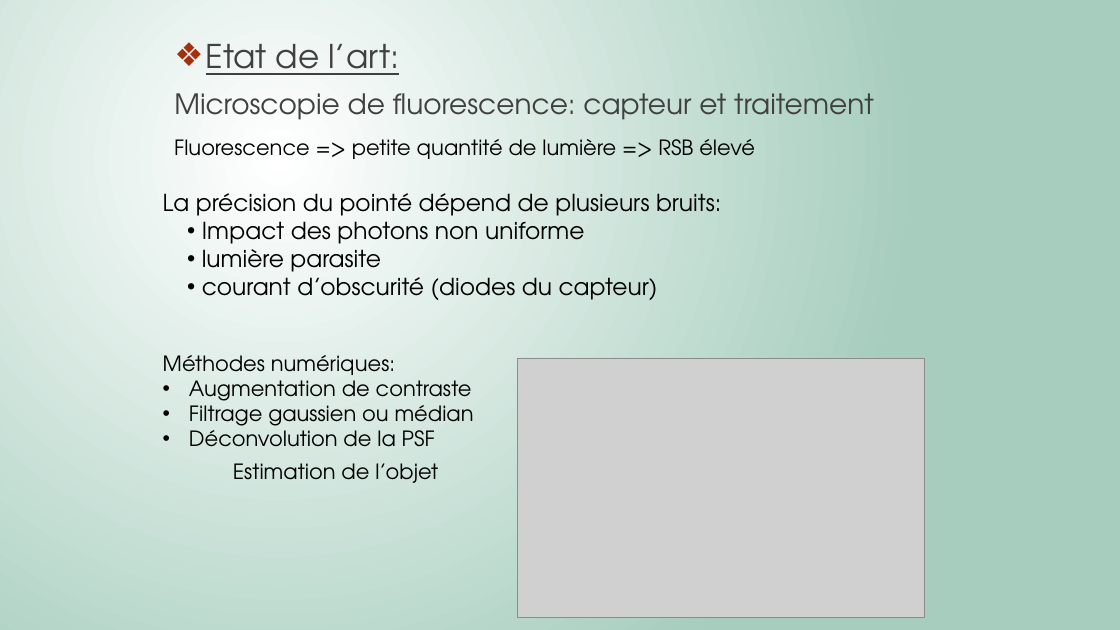
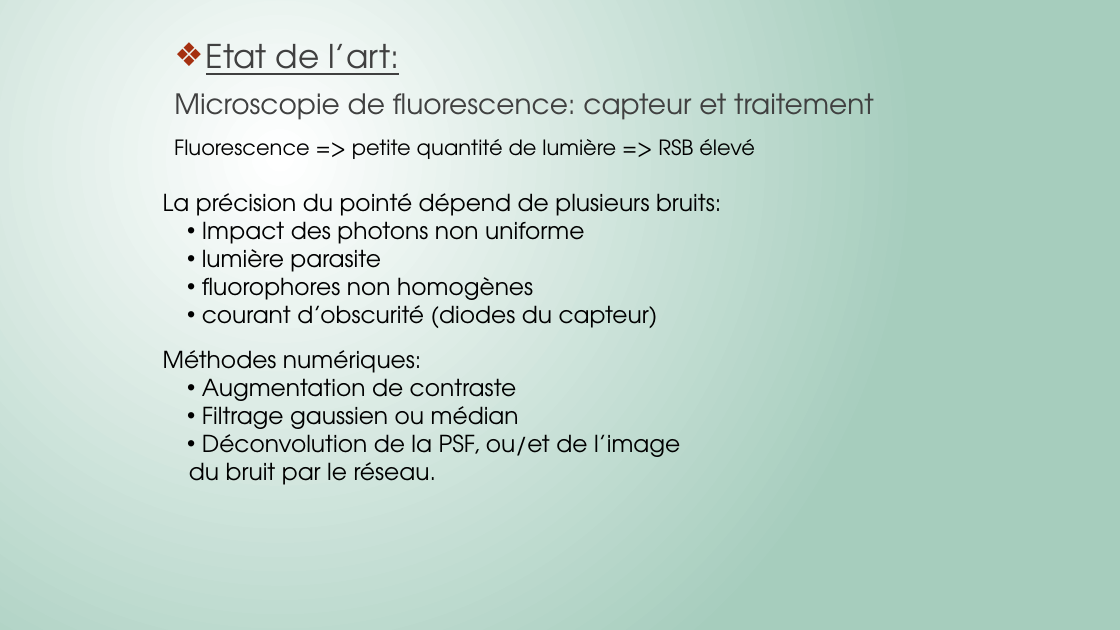
Before and after one commit to Killian-Herveau/PIMS, a slide deck: slide 6 of Pres_Avril/PresentationPIMSAvril.pptx. Drawn at 1120x630 pixels with LibreOffice and Linux fonts; fonts in the diff are those of the drawing; grey boxes stand for pictures. Boxes give left, top, right and bottom in pixels: in the first picture for what was removed or moved away, otherwise in the second. Text is boxed around its words. In the diff, an @@ line names an element or a change of style, - is before the commit and + after.

```diff
--- a/Pres_Avril/PresentationPIMSAvril.pptx
+++ b/Pres_Avril/PresentationPIMSAvril.pptx
@@ text at (x1=202, y1=271, x2=533, y2=306): paragraph added @@
+• fluorophores non homogènes
@@ text at (x1=163, y1=350, x2=519, y2=435): size 18 to 20 pt in "Méthodes numériques:", "Augmentation de contraste", "Filtrage gaussien ou médian"; indent changed @@
@@ picture removed at (x1=518, y1=358, x2=925, y2=618) @@
@@ text at (x1=189, y1=428, x2=680, y2=485): text changed; size 18 to 20 pt @@
-• Déconvolution de la PSF
+• Déconvolution de la PSF, ou/et de l’image du bruit par le réseau.
@@ text removed at (x1=233, y1=463, x2=438, y2=483) @@
-Estimation de l’objet
```
Also in this commit, not shown: 3 other slides changed, 1 slide added, 2 slides removed, 2 other files.
